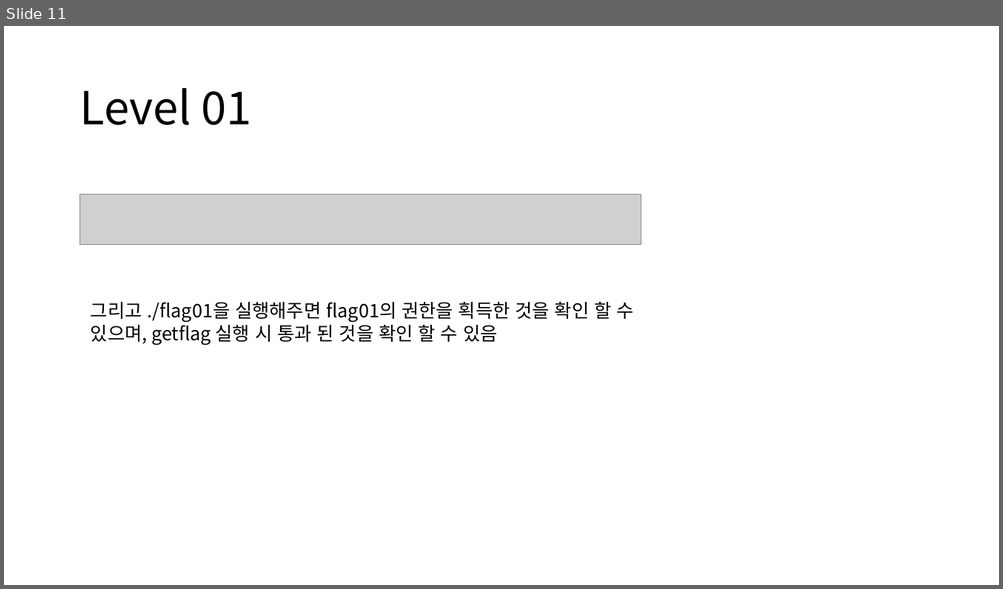
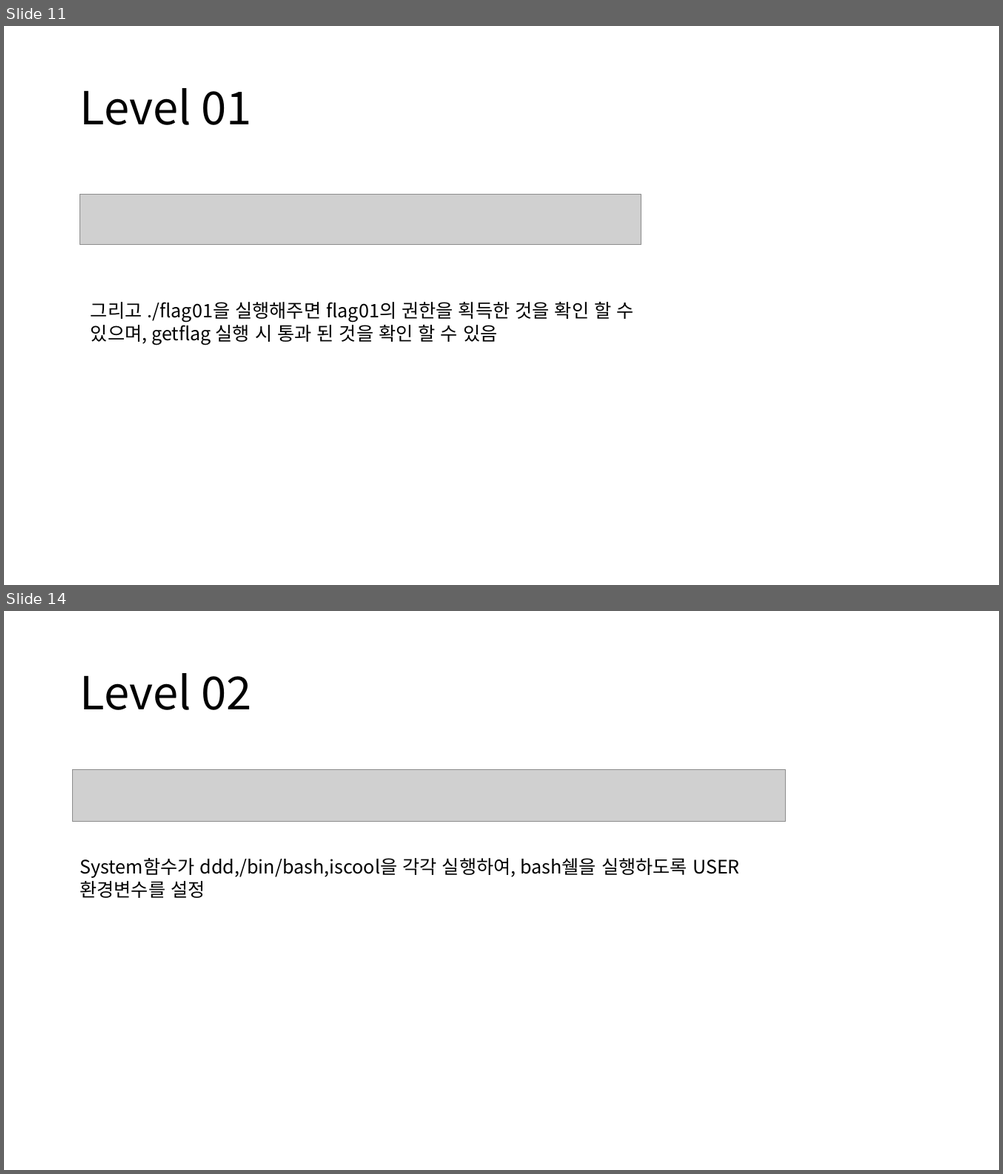
Before and after one commit to WinterMute1000/MyArchive, a slide deck: Nebula/Nebula Level00~Level03.pptx. Shown one above the other, each under a label of ours: slide 11 before the commit, slides 11 and 14 after it; the slides between them are not shown. The pictures are 1003x589 and 1003x1174 pixels, drawn with LibreOffice and Linux fonts; fonts in the diff are those of the drawing; grey boxes stand for pictures. Boxes give left, top, right and bottom in pixels: in the first picture for what was removed or moved away, otherwise in the second. Text is boxed around its words. In the diff, an @@ line names an element or a change of style, - is before the commit and + after.

```diff
--- a/Nebula/Nebula Level00~Level03.pptx
+++ b/Nebula/Nebula Level00~Level03.pptx
@@ slide 14 added at [4, 611, 999, 1170], background #FFFFFF @@
@@ title added at [79, 673, 252, 710], 44 pt, text #000000 @@
+Level 02
@@ picture added at [73, 770, 786, 822] @@
@@ text added at [79, 858, 740, 898], 18 pt, text #000000 @@
+System함수가 ddd,/bin/bash,iscool을 각각 실행하여, bash쉘을 실행하도록 USER 환경변수를 설정
```
Also in this commit, not shown: 4 other slides added.
